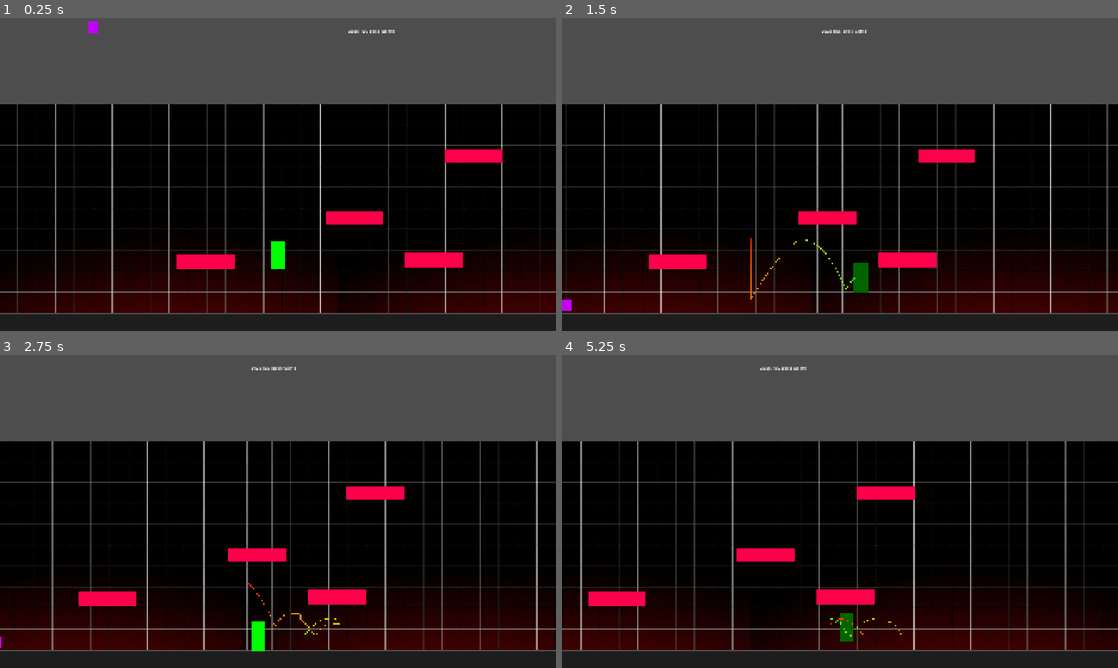
Above: before the commit, frames 1-4 (two rows, left to right).
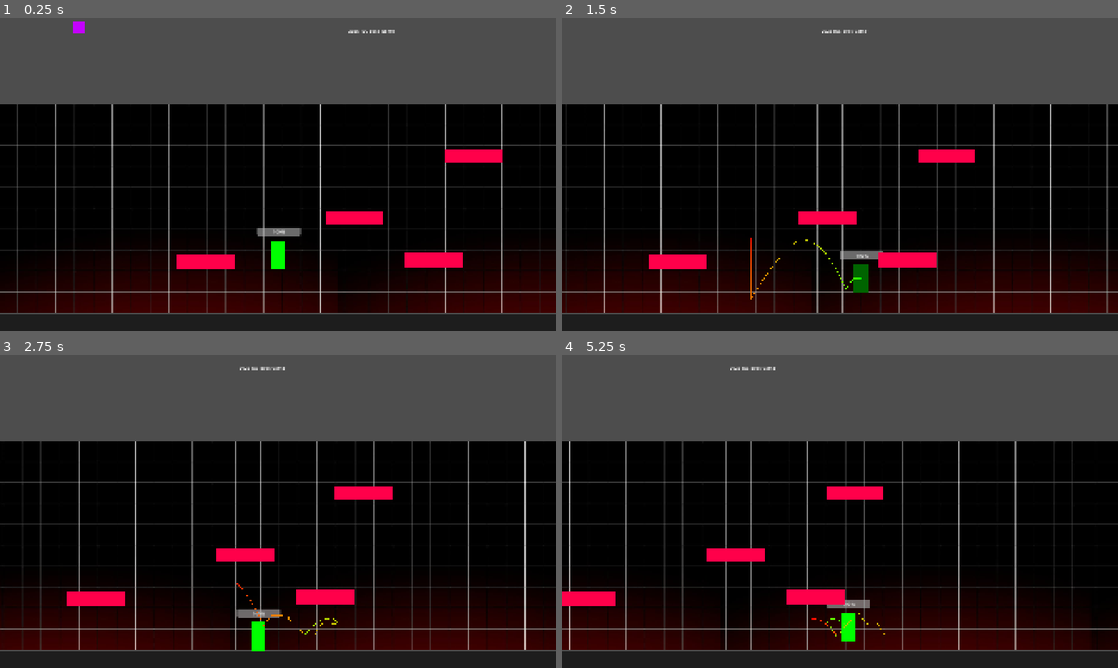
Above: after the commit, the same moments.

Repository: cmoll24/2025_IGC_Vela_Spark
Game: Godot game, scene res://src/main/main.tscn
Same seed, same stepped clock (60 frames per second), same inputs: the game is played once before the commit and once after it.
Inputs:
- Up to frame 1 (0.25 s): no input
- Up to frame 2 (1.5 s): hold Z (jump) 0.53-1.28 s; hold Right (move_right) from 0.53 s (still down); tap Z (jump) at 1.35 s
- Up to frame 3 (2.75 s): tap Z (jump) at 1.52, 1.82 s; release Right (move_right) at 2.03 s; hold Left (move_left) from 2.03 s (still down); hold Z (jump) from 2.03 s (still down)
- Up to frame 4 (5.25 s): release Left (move_left) at 2.78 s; release Z (jump) at 2.78 s; hold Right (move_right) 2.78-4.28 s; tap Z (jump) at 2.85, 3.02, 3.32, 4.35, 4.52, 4.82 s; hold Z (jump) 3.53-4.28 s; hold Left (move_left) 4.28-5.03 s; hold Right (move_right) from 5.03 s (still down); hold Z (jump) from 5.03 s (still down)

The runs differ from the first frame. In frame 1, 0.4% of the frame differs, in the area x 13-55%, y 1-70%; in frame 2, 0.3%; in frame 3, 6.0%; in frame 4, 7.3%, in the area x 0-97%, y 3-95%.

Commit message:
Knockback + damage

Diff:
--- a/2025-igc-boss/project.godot
+++ b/2025-igc-boss/project.godot
@@ -14,6 +14,10 @@
 run/main_scene="uid://dm8lcv7yglbdf"
 config/features=PackedStringArray("4.5", "GL Compatibility")
 config/icon="res://icon.svg"
+
+[autoload]
+
+Global="*res://src/Global/global.gd"
 
 [display]
 
--- /dev/null
+++ b/2025-igc-boss/src/Global/global.gd
@@ -0,0 +1,2 @@
+extends Node
+pass
--- a/2025-igc-boss/src/enemies/enemy.tscn
+++ b/2025-igc-boss/src/enemies/enemy.tscn
@@ -1,16 +1,21 @@
-[gd_scene load_steps=3 format=3 uid="uid://3m5kpxpyc6v2"]
+[gd_scene load_steps=4 format=3 uid="uid://3m5kpxpyc6v2"]
 
 [ext_resource type="Script" uid="uid://bpjivc4vwqh3k" path="res://src/enemies/enemy_controller.gd" id="1_a8hw6"]
 
-[sub_resource type="CircleShape2D" id="CircleShape2D_jg4ye"]
-radius = 30.0
+[sub_resource type="RectangleShape2D" id="RectangleShape2D_jg4ye"]
+size = Vector2(38, 38)
+
+[sub_resource type="RectangleShape2D" id="RectangleShape2D_a8hw6"]
+size = Vector2(38, 38)
 
 [node name="Enemy" type="CharacterBody2D"]
 collision_layer = 4
 script = ExtResource("1_a8hw6")
 
-[node name="CollisionShape2D" type="CollisionShape2D" parent="."]
-shape = SubResource("CircleShape2D_jg4ye")
+[node name="enemy_hitbox" type="Area2D" parent="."]
+
+[node name="hitbox-colli_shape2d" type="CollisionShape2D" parent="enemy_hitbox"]
+shape = SubResource("RectangleShape2D_jg4ye")
 
 [node name="ColorRect" type="ColorRect" parent="."]
 offset_left = -20.0
@@ -18,3 +23,6 @@
 offset_right = 20.0
 offset_bottom = 20.0
 color = Color(0.76862746, 0, 1, 1)
+
+[node name="CollisionShape2D" type="CollisionShape2D" parent="."]
+shape = SubResource("RectangleShape2D_a8hw6")
--- a/2025-igc-boss/src/enemies/enemy_controller.gd
+++ b/2025-igc-boss/src/enemies/enemy_controller.gd
@@ -2,9 +2,23 @@
 extends CharacterBody2D
 
 @export var GRAVITY : float = 1000.0
+@export var move_time : float = 3.0
+@export var speed : float = 200.0
+@export var activation_delay: float = 0.1
+
+var direction = -1
+var timer = 0.0
+var active = false
 
 func _physics_process(delta: float) -> void:
+	velocity.y += GRAVITY * delta
+	move_and_slide()
 
-	velocity.y += GRAVITY * delta
 
-	move_and_slide()
+func _process(delta: float) -> void:
+	#going left and right
+	position.x += direction * speed * delta
+	timer += delta
+	if timer >= move_time:
+		direction *= -1
+		timer = 0.0
--- a/2025-igc-boss/src/player/player.tscn
+++ b/2025-igc-boss/src/player/player.tscn
@@ -1,6 +1,7 @@
-[gd_scene load_steps=8 format=3 uid="uid://c6m2t238knjov"]
+[gd_scene load_steps=10 format=3 uid="uid://c6m2t238knjov"]
 
 [ext_resource type="Script" uid="uid://bybhs41x0ko0u" path="res://src/player/player_controller.gd" id="1_4anbu"]
+[ext_resource type="Script" uid="uid://c1n2scoew64b3" path="res://src/player/progress_bar.gd" id="2_rxibo"]
 
 [sub_resource type="RectangleShape2D" id="RectangleShape2D_rxibo"]
 size = Vector2(50, 100)
@@ -25,6 +26,9 @@
 &"Jump": SubResource("Animation_jiejy"),
 &"Move": SubResource("Animation_244u8")
 }
+
+[sub_resource type="RectangleShape2D" id="RectangleShape2D_4anbu"]
+size = Vector2(48, 101)
 
 [node name="Player" type="CharacterBody2D"]
 collision_layer = 2
@@ -62,3 +66,20 @@
 [node name="CoyoteTime" type="Timer" parent="."]
 wait_time = 0.1
 one_shot = true
+
+[node name="ProgressBar" type="ProgressBar" parent="."]
+offset_left = -72.0
+offset_top = -95.0
+offset_right = 78.0
+offset_bottom = -65.0
+step = 1.0
+fill_mode = 1
+script = ExtResource("2_rxibo")
+
+[node name="player_hitbox" type="Area2D" parent="."]
+
+[node name="CollisionShape2D" type="CollisionShape2D" parent="player_hitbox"]
+position = Vector2(0, 0.5)
+shape = SubResource("RectangleShape2D_4anbu")
+
+[connection signal="area_entered" from="player_hitbox" to="." method="_on_player_hitbox_area_entered"]
--- a/2025-igc-boss/src/player/player_controller.gd
+++ b/2025-igc-boss/src/player/player_controller.gd
@@ -15,11 +15,32 @@
 var air_jump_amount : int = MAX_AIR_JUMP_AMOUNT
 @export var JUMP_PEAK_RANGE : float = 20.0
 
+@export_category("Knockback variables")
+@export var knockback_force: float = 2000.0
+@export var knockback_upward_force: float = 300.0
+@export var knockback_duration: float = 0.2
+
+var knockback_vector: Vector2 = Vector2.ZERO
+var is_knocked_back: bool = false
+var knockback_timer: float = 0.0
+
 var move_input = Vector2.ZERO
 var current_gravity = GRAVITY
 var current_move_speed = MOVE_SPEED
+var is_touching_floor = false
 
-var is_touching_floor = false
+#for health
+@onready var health_bar = $ProgressBar
+@export var max_health := 100
+var health: int = 100
+var current_health = max_health
+
+
+func _ready():
+	add_to_group("player")
+	health_bar.max_value = max_health
+	health_bar.value = current_health
+
 
 func _physics_process(delta: float) -> void:
 	if velocity.y < JUMP_PEAK_RANGE and velocity.y > -JUMP_PEAK_RANGE and not is_on_floor():
@@ -30,9 +51,15 @@
 		current_gravity = GRAVITY
 
 	velocity.y += min(current_gravity * delta, MAX_FALL_SPEED)
+
+	if is_knocked_back:
+		knockback_process(delta)
+	else:
+		horizontal_movement(delta)
+		jump(delta)
+
 	horizontal_movement(delta)
 	jump(delta)
-
 	debug_animation()
 
 	move_and_slide()
@@ -46,12 +73,23 @@
 	$Debug_Label.text = "Gravity: {grav}".format({'grav' : current_gravity / 100})
 
 func horizontal_movement(delta):
+	if is_knocked_back:
+		return
 	move_input = Input.get_axis("move_left", "move_right")
-
 	if move_input:
 		velocity.x = move_input * current_move_speed
 	else:
 		velocity.x = move_toward(velocity.x, 0, delta * H_DECELERATION * current_move_speed)
+
+func knockback_process(delta):
+	#replace the normal velocity to one that's determind by knockback_vector
+	velocity = knockback_vector
+	#subtract time from each frame until it become 0
+	knockback_timer -= delta
+	#gradually reduce knockback force -> Vector2.ZERO, delta * knockback_force * 2 is how fast it decays
+	knockback_vector = knockback_vector.move_toward(Vector2.ZERO, delta * knockback_force * 2)
+	if knockback_timer <= 0:
+		is_knocked_back = false
 
 func jump(_delta):
 	if can_player_jump():
@@ -59,18 +97,13 @@
 		if is_jump_just_pressed():
 			coyote_timer.stop()
 			velocity.y = -JUMP_SPEED
+	else:
+		if air_jump_amount > 0 and is_jump_just_pressed():
+			air_jump_amount -= 1
+			velocity.y = -JUMP_SPEED * 0.8
 
-	else:
-		if air_jump_amount > 0:
-			if is_jump_just_pressed():
-				air_jump_amount -= 1
-				velocity.y = -JUMP_SPEED * 0.8
-
-	if not is_on_floor() and Input.is_action_just_released("jump") and velocity.y < 0: #add extra gravity
-		#velocity.y = 0
+	if not is_on_floor() and Input.is_action_just_released("jump") and velocity.y < 0:
 		velocity.y = lerp(velocity.y, 0.0, 0.8)
-		#velocity.y = lerp(velocity.y, GRAVITY, 0.2)
-		#velocity.y *= 0.3
 
 func debug_animation():
 	if air_jump_amount == 1:
@@ -94,3 +127,32 @@
 func _input(event: InputEvent) -> void:
 	if event.is_action_pressed("jump"):
 		jump_grace_timer.start()
+
+func take_damage(amount: int) -> void:
+	#current_health - amount, 0 to make sure the health dont go under 0
+	current_health = max(current_health - amount, 0)
+	health_bar.value = current_health
+	print("Player hit! Health:", current_health)
+
+	if current_health <= 0:
+		die()
+
+func apply_knockback(from_position: Vector2) -> void:
+	#knock player off the opposite direction
+	var direction = (global_position - from_position).normalized()
+	knockback_vector = direction * knockback_force
+	#small upward lift
+	knockback_vector.y = -knockback_upward_force
+	is_knocked_back = true
+	knockback_timer = knockback_duration
+
+
+func die():
+	print("player died")
+	get_tree().reload_current_scene()
+
+func _on_player_hitbox_area_entered(area: Area2D) -> void:
+	if area.name == "enemy_hitbox":
+		take_damage(10)
+		apply_knockback(area.global_position)
+		print("hit!")
--- /dev/null
+++ b/2025-igc-boss/src/player/progress_bar.gd
@@ -0,0 +1,4 @@
+extends ProgressBar
+
+func _ready():
+	pass
Not shown, added: 2025-igc-boss/src/Global/global.gd.uid
Not shown, added: 2025-igc-boss/src/player/progress_bar.gd.uid
